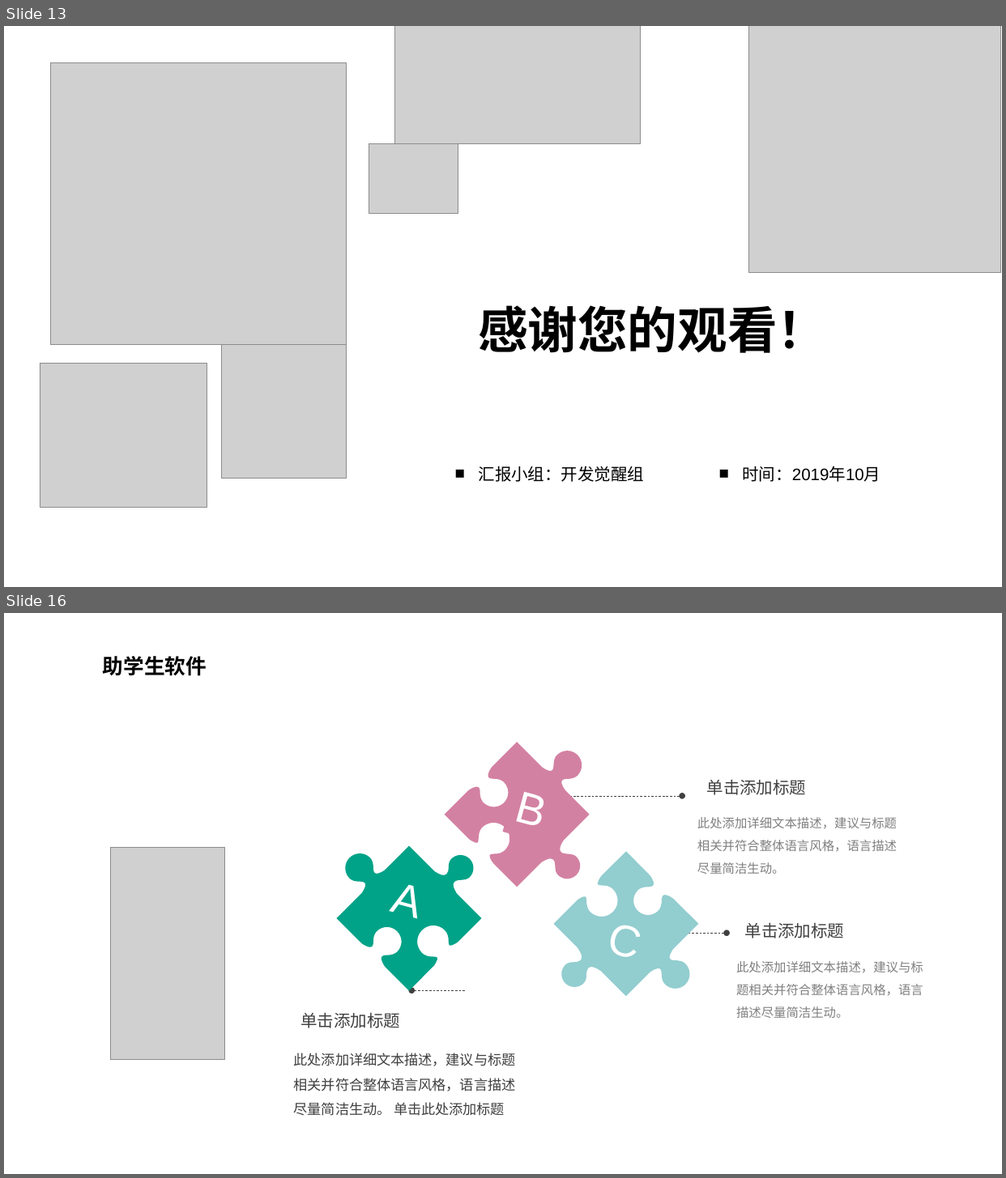
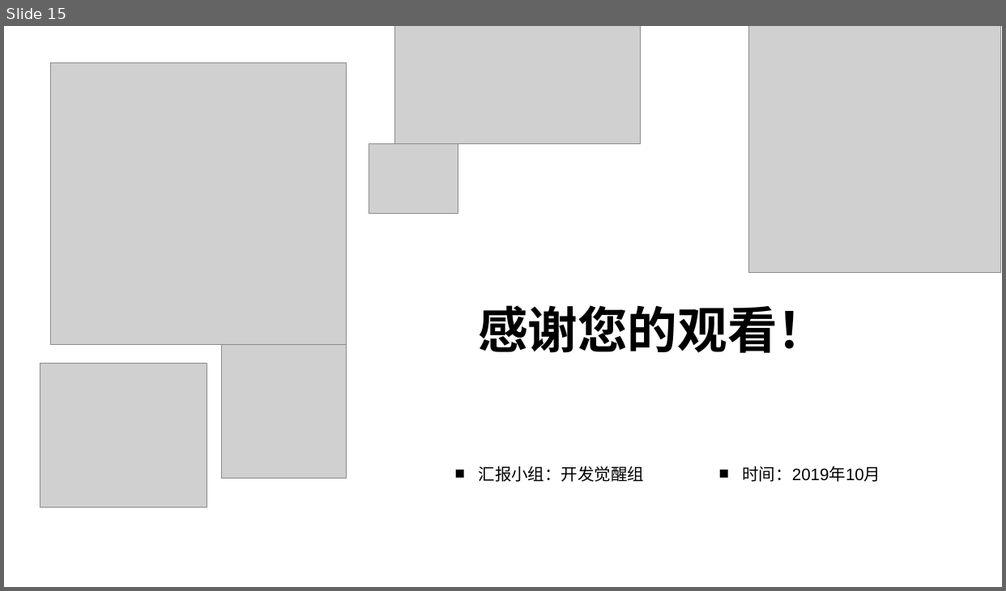
Before and after one commit to SoftwareDevelopmentPractice/DevolopingDocuments, a slide deck: 项目文档/需求分析.pptx. Shown one above the other, each under a label of ours: slides 13 and 16 before the commit, slide 15 after it; the slides between them are not shown. The pictures are 1006x1178 and 1006x591 pixels, drawn with LibreOffice and Linux fonts; fonts in the diff are those of the drawing; grey boxes stand for pictures; background and template pictures are left out. Boxes give left, top, right and bottom in pixels: in the first picture for what was removed or moved away, otherwise in the second. Text is boxed around its words. In the diff, an @@ line names an element or a change of style, - is before the commit and + after.

```diff
--- a/项目文档/需求分析.pptx
+++ b/项目文档/需求分析.pptx
@@ slide 16 removed at <box>4,613,1002,1174</box>, background picture (left out) @@
@@ text removed at <box>103,656,206,676</box> @@
-助学生软件
@@ freeform shape removed at <box>445,718,637,911</box> @@
@@ rectangle removed at <box>503,773,562,844</box> @@
-B
@@ text removed at <box>707,779,807,795</box> @@
-单击添加标题
@@ freeform shape removed at <box>313,798,505,990</box> @@
@@ arrow removed from (572, 796) to (682, 796) @@
@@ text removed at <box>697,817,897,874</box> @@
-此处添加详细文本描述，建议与标题相关并符合整体语言风格，语言描述尽量简洁生动。
@@ picture removed at <box>110,847,225,1060</box> @@
@@ freeform shape removed at <box>530,851,722,1044</box> @@
@@ text removed at <box>389,885,417,919</box> @@
-A
@@ text removed at <box>606,926,637,957</box> @@
-C
@@ text removed at <box>745,922,845,939</box> @@
-单击添加标题
@@ arrow removed from (674, 934) to (727, 934) @@
@@ text removed at <box>736,961,923,1018</box> @@
-此处添加详细文本描述，建议与标题相关并符合整体语言风格，语言描述尽量简洁生动。
@@ arrow removed from (464, 991) to (412, 991) @@
@@ text removed at <box>300,1012,400,1029</box> @@
-单击添加标题
@@ text removed at <box>294,1053,516,1116</box> @@
-此处添加详细文本描述，建议与标题相关并符合整体语言风格，语言描述尽量简洁生动。 单击此处添加标题
@@ what was slide 13 is now slide 15 @@
```
Also in this commit, not shown: 2 slides added, 11 other slides removed.
